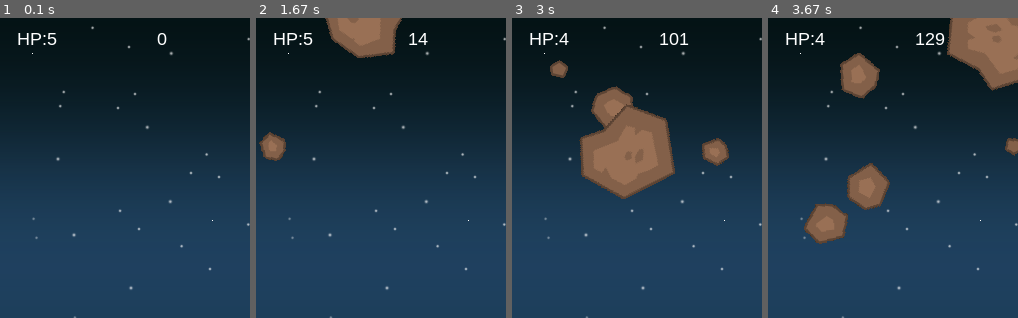
Above: before the commit, frames 1-4 (left to right).
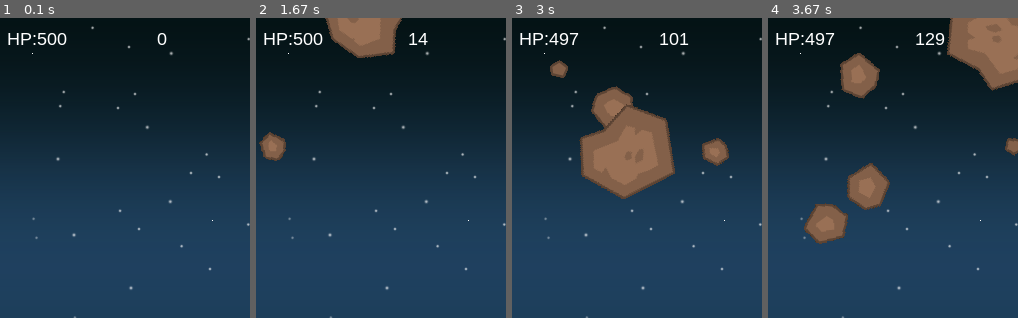
Above: after the commit, the same moments.

Repository: EasonChen11/pythonProject_pygame
Game: pygame game, started from main.py
Same seed, same stepped clock (60 frames per second), same inputs: the game is played once before the commit and once after it.
Inputs:
- Up to frame 1 (0.1 s): no input
- Up to frame 2 (1.67 s): hold Right 0.33-0.8 s; hold Right 0.83-1.3 s; tap Space at 0.9, 1.2, 1.4 s; hold Left from 1.33 s (still down)
- Up to frame 3 (3 s): tap Space at 1.7, 1.97, 2.27, 2.4, 2.7 s; release Left at 1.87 s; hold Left 1.9-2.3 s; hold Right 2.33-2.97 s
- Up to frame 4 (3.67 s): hold Left 3-3.47 s; tap Space at 3.07, 3.37, 3.57 s; hold Right from 3.5 s (still down)
The pictures show only the part of the screen within x 18-68%, y 0-50%; the shares and areas given below are measured in that part.

The runs differ from the first frame. In frame 1, 0.6% of the frame differs, in the area x 3-27%, y 5-9%; in frame 2, 0.6%; in frame 3, 0.6%; in frame 4, 0.6%.

Commit message:
傷害區分

Diff:
--- a/main.py
+++ b/main.py
@@ -32,12 +32,14 @@
 for i in range(0, 7):
     rocks_image.append(pygame.image.load(f"./img/rock{i}.png").convert())
 rock_score = {}
+damage = {}
 for i in range(0, 7):
     rock_score[rocks_image[i]] = rocks_image[6-i].get_rect().width / 2
-
-font_name = pygame.font.match_font('arial')  # 取的自型
+    damage[rocks_image[i]] = i+1
+
+font_name = pygame.font.match_font('arial')  # 取的字型
 def draw_text(surface, text, size, x, y):
-    font = pygame.font.Font(font_name, size)    # 給定自型和大小
+    font = pygame.font.Font(font_name, size)    # 給定字型和大小# font:字型 render:使成為
     text_surface = font.render(text, True, WHITE)   # 製造文字平面(文字,Anti-aliasing{抗鋸齒文字},字體顏色)
     text_rect = text_surface.get_rect()
     text_rect.centerx = x
@@ -58,7 +60,7 @@
         self.rect.centerx  = WIDTH/2
         self.rect.bottom = HEIGHT - 10
         self.speedx = 8
-        self.HP = 5
+        self.HP = 500
 
     def update(self):
         key_pressed = pygame.key.get_pressed()  # 取得鍵盤哪個鍵被按下的bool，函式會傳回list包含每個按鍵的bool(有按=True,else=False)
@@ -78,8 +80,8 @@
         all_sprites.add(bullet)
         bullets.add(bullet)
 
-    def hit(self):
-        self.HP -= 1
+    def hit(self, which_rock):
+        self.HP -= damage[which_rock]
 
 class Rock(pygame.sprite.Sprite):
     def __init__(self):
@@ -158,6 +160,7 @@
                 player.shoot()
     # 更新遊戲
     all_sprites.update()                # 執行all_sprites群組內所有成員的update函式
+
     hits = pygame.sprite.groupcollide(rocks, bullets, True, True, pygame.sprite.collide_circle)   # 檢查Group之間是否有碰撞(倒數兩個決定是否kill sprite)(最後一個給判斷邊界，預設矩形)
                                                                 # 上面回傳 dictionary {key:rock,value:bullet}
     for rock, bullet in hits.items():
@@ -165,14 +168,17 @@
         r = Rock()
         rocks.add(r)
         all_sprites.add(r)
-    hits = pygame.sprite.spritecollide(player, rocks, True, pygame.sprite.collide_circle)
+
+    hits = pygame.sprite.spritecollide(player, rocks, False, pygame.sprite.collide_circle)
     if hits:
+        player.hit(hits[0].image_origin)
+        hits[0].kill()
         r = Rock()
         rocks.add(r)
         all_sprites.add(r)
-        player.hit()
-    if not player.HP:
+    if player.HP <= 0:
         running = False
+
     # 畫面顯示
     # screen.fill(WHITE) # screen 為上面宣告的display ,fill 傳入三個(R,G,B) ,每個0-255 ,代表濃度
     screen.blit(background, (0, 0))     # blit(畫) 第一個是圖片，第二個是位置
@@ -181,6 +187,7 @@
     draw_text(screen, f"HP:{int(player.HP)}", 18, WIDTH / 4, 10)
     pygame.display.update()                      # 更新畫面=pygame.display.flip()更新全部，update可以有參數
 pygame.mixer.music.stop()
+
 quit_game = True
 pygame.mixer.music.load("./music/fail.mp3")
 pygame.mixer.music.play()
@@ -194,4 +201,5 @@
     screen.blit(fail, (0, 0))
     pygame.display.update()
 pygame.mixer.music.stop()
+
 pygame.quit()
